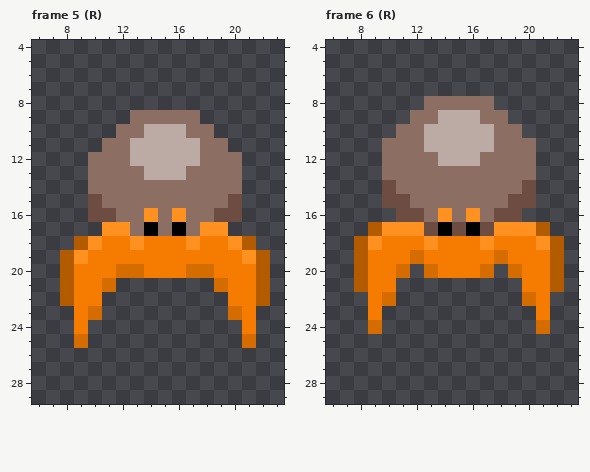
Pixel-art file: The Fallen Guardian/Assets/Art/Characters/Enemies/Hermit/Basic/Hermit_Basic_Down.aseprite. That is the earlier state.
32x32 pixels, 6 frames. Shown: frame 5 (R): x 6..23, y 4..29; frame 6 (R): x 6..23, y 4..29. The commit also changed other frames, which this record leaves out.
After the commit:
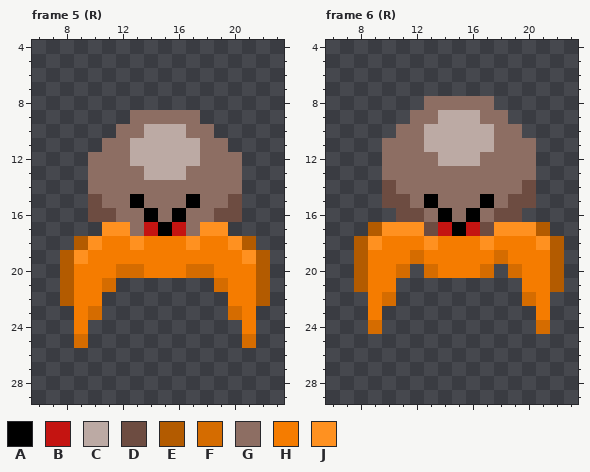
Palette (. is transparent): A #000000  B #c41411  C #bcaaa4  D #6d4c41  E #b35b00  F #d56c00  G #8d6e63  H #f57c00  J #ff9120
The commit says: Hermit Basic Left and Right Directions
The exact change:
{"where": "frame 5 (R), layer \"Eyes\""}
{"frame":5,"y":15,"x":13,"old":"G","new":"A"}
{"frame":5,"y":15,"x":17,"old":"G","new":"A"}
{"frame":5,"y":16,"x":14,"old":"J","new":"A"}
{"frame":5,"y":16,"x":16,"old":"J","new":"A"}
{"frame":5,"y":17,"x":14,"old":"AGA","new":"BAB"}
{"where": "frame 6 (R), layer \"Eyes\""}
{"frame":6,"y":15,"x":13,"old":"G","new":"A"}
{"frame":6,"y":15,"x":17,"old":"G","new":"A"}
{"frame":6,"y":16,"x":14,"old":"J","new":"A"}
{"frame":6,"y":16,"x":16,"old":"J","new":"A"}
{"frame":6,"y":17,"x":14,"old":"ADA","new":"BAB"}
{"label":"changed","picture_box":[130,194,200,236]}
{"label":"changed","picture_box":[424,194,494,236]}
